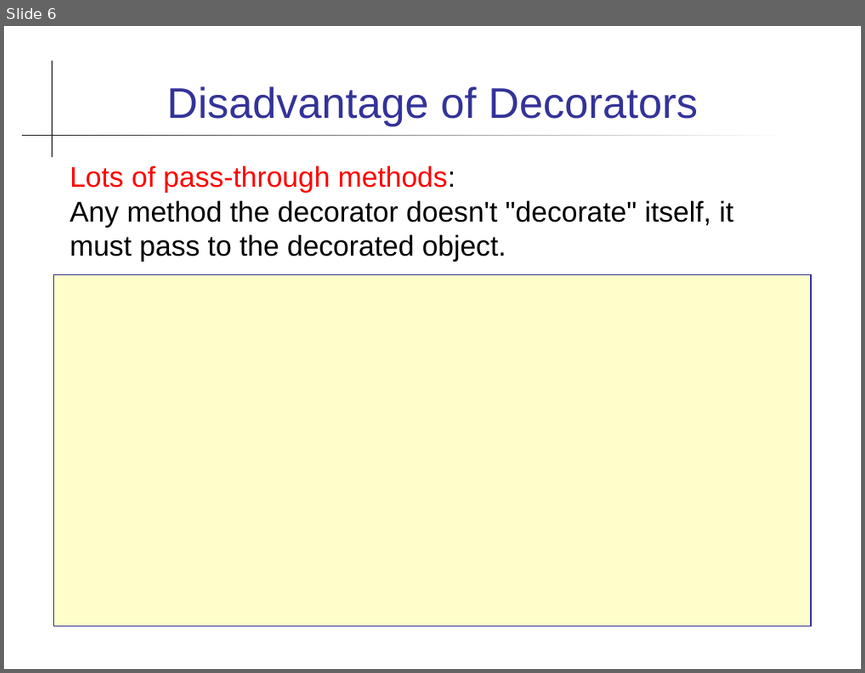
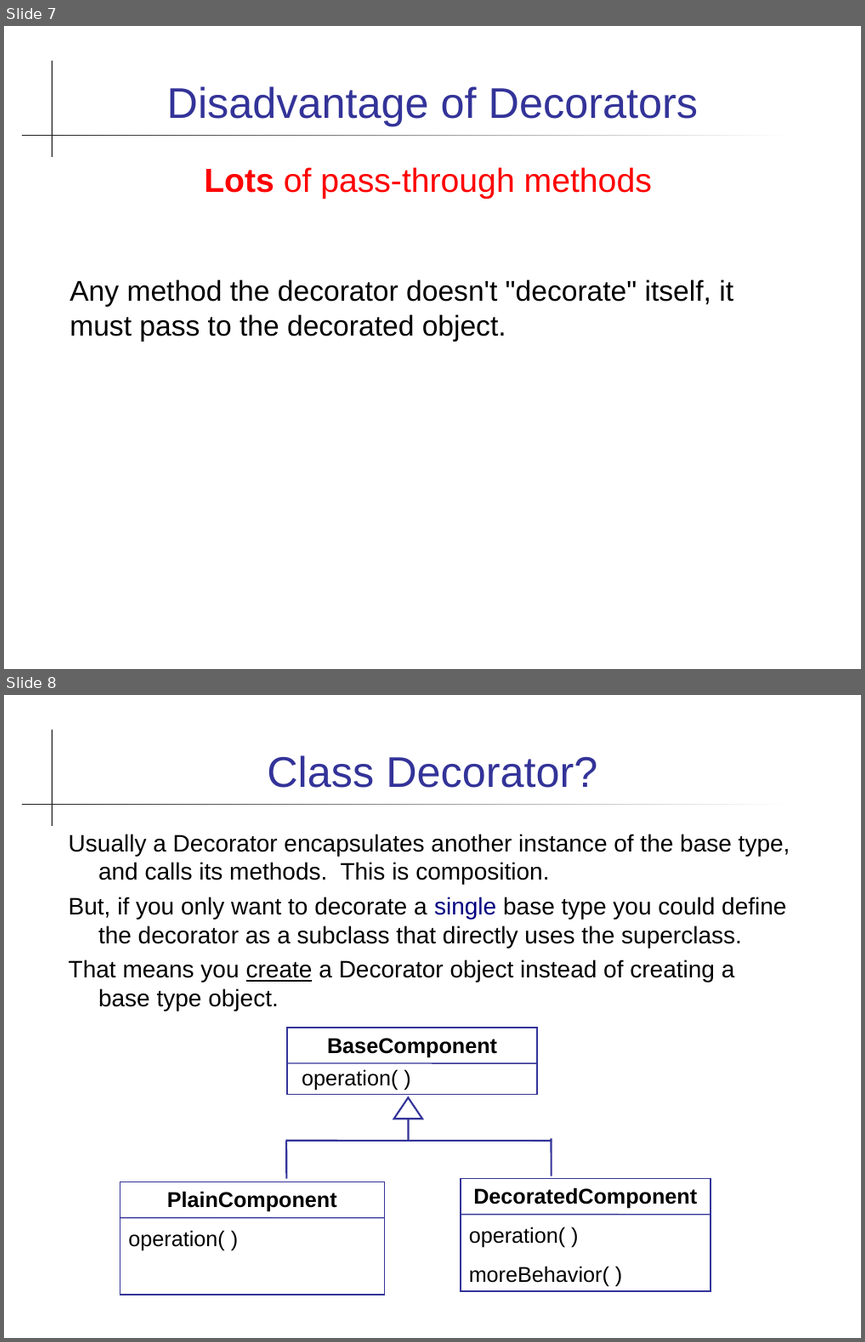
Before and after one commit to skeoop/skeoop.github.io, a slide deck: patterns/Decorator-Pattern.ppt. Shown one above the other, each under a label of ours: slide 6 before the commit, slides 7 and 8 after it. The pictures are 865x673 and 865x1342 pixels, drawn with LibreOffice and Linux fonts; fonts in the diff are those of the drawing. Boxes give left, top, right and bottom in pixels: in the first picture for what was removed or moved away, otherwise in the second. Text is boxed around its words. In the diff, an @@ line names an element or a change of style, - is before the commit and + after.

```diff
--- a/patterns/Decorator-Pattern.ppt
+++ b/patterns/Decorator-Pattern.ppt
@@ slide 8 added at bbox=[4, 695, 861, 1338], background #FFFFFF; not listed: 2 template elements that a slide beside it also shows @@
@@ title added at bbox=[267, 755, 597, 788], 36 pt, text #333399 @@
+Class Decorator?
@@ text added at bbox=[69, 834, 790, 1010], 20 pt, text #000000 @@
+Usually a Decorator encapsulates another instance of the base type, and calls its methods. This is composition.
+But, if you only want to decorate a single base type you could define the decorator as a subclass that directly uses the superclass.
+That means you create a Decorator object instead of creating a base type object.
@@ rectangle added at bbox=[288, 1027, 538, 1095], outline #333399 0.99 pt, 18 pt, text #000000, bold @@
+BaseComponent
+operation( )
@@ line added from (288, 1063) to (537, 1063), #333399 0.99 pt @@
@@ up arrow added at bbox=[394, 1098, 422, 1119], outline #333399 1.5 pt @@
@@ line added from (409, 1119) to (409, 1140), #333399 1.5 pt @@
@@ line added from (287, 1140) to (551, 1140), #333399 1.5 pt @@
@@ line added from (287, 1141) to (287, 1178), #333399 1.5 pt @@
@@ line added from (551, 1139) to (551, 1174), #333399 1.5 pt @@
@@ rectangle added at bbox=[460, 1179, 711, 1292], outline #333399 0.99 pt, 18 pt, text #000000 @@
+DecoratedComponent
+operation( )
+moreBehavior( )
@@ rectangle added at bbox=[120, 1182, 384, 1295], outline #333399 0.99 pt, 18 pt, text #000000, bold @@
+PlainComponent
+operation( )
@@ line added from (120, 1218) to (385, 1218), #333399 0.99 pt @@
@@ line added from (460, 1214) to (710, 1214), #333399 0.99 pt @@
@@ what was slide 6 is now slide 7 @@
@@ slide 7 changed as well @@
@@ text at bbox=[69, 167, 733, 341]: text changed @@
-Lots of pass-through methods:
-Any method the decorator doesn't "decorate" itself, it must pass to the decorated object.
+Lots of pass-through methods
+Any method the decorator doesn't "decorate" itself, it must pass to the decorated object.
@@ rectangle removed at bbox=[53, 274, 811, 626] @@
```
Also in this commit, not shown: 4 other slides changed, 5 other slides added, 39 other files.
